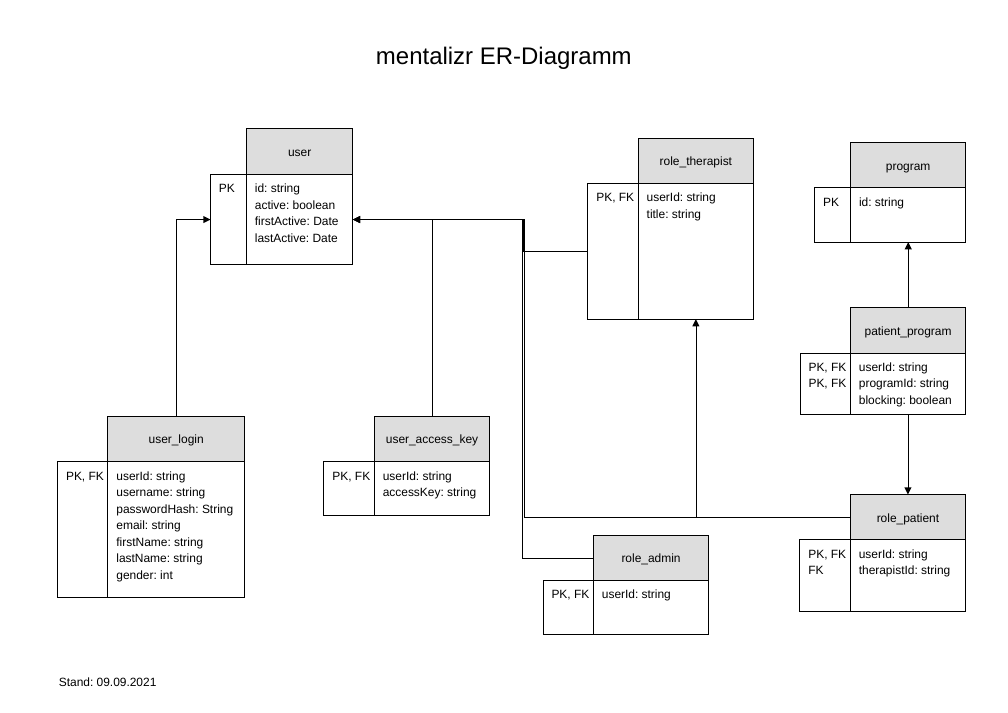
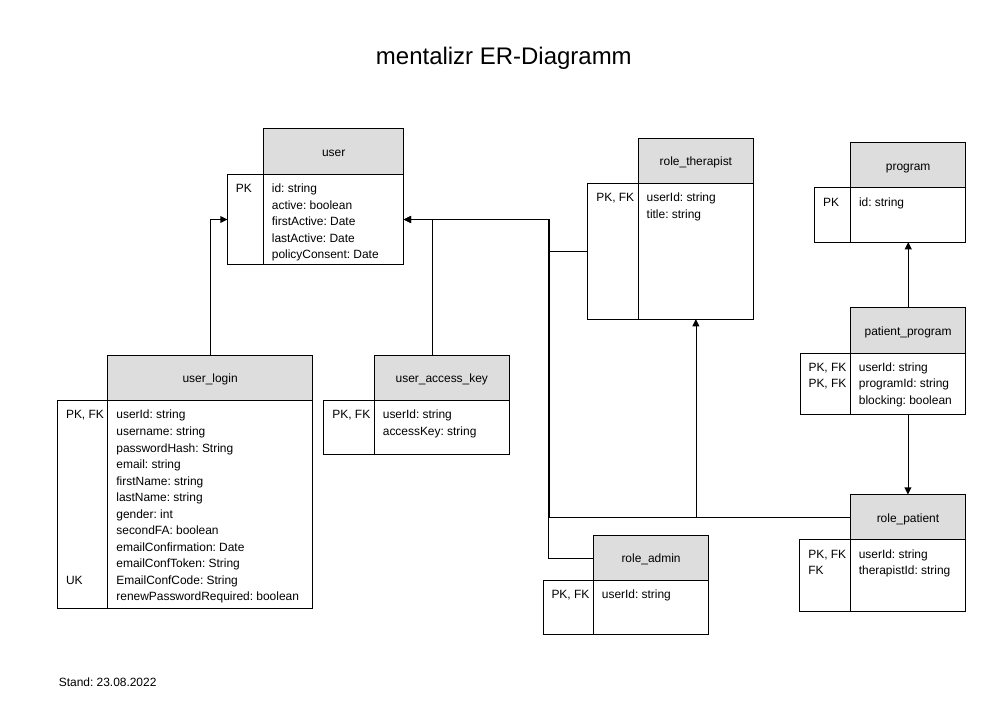
Before and after one commit to mentalizr/m7r-persistence-rdbms, a slide deck: slide 1 of doc/mentalizr-erd.odp. Drawn at 1008x713 pixels with LibreOffice and Linux fonts; fonts in the diff are those of the drawing. Boxes give left, top, right and bottom in pixels: in the first picture for what was removed or moved away, otherwise in the second. Text is boxed around its words. In the diff, an @@ line names an element or a change of style, - is before the commit and + after.

```diff
--- a/doc/mentalizr-erd.odp
+++ b/doc/mentalizr-erd.odp
@@ rectangle "user": place and size @@
-rectangle "user" at [247,129,354,175]
+rectangle "user" at [264,129,404,175]
@@ rectangle "PK": place and size @@
-rectangle "PK" at [210,174,247,265]
+rectangle "PK" at [228,174,264,265]
@@ rectangle "id: string": place and size @@
-rectangle "id: string" at [247,174,354,265]
+rectangle "id: string" at [264,174,404,265]
@@ elbow arrow moved from (176, 416) - (210, 220) to (210, 355) - (228, 220) @@
@@ elbow arrow moved from (850, 517) - (353, 220) to (850, 517) - (404, 220) @@
@@ elbow line moved from (593, 558) - (353, 220) to (593, 558) - (404, 220) @@
@@ elbow arrow moved from (588, 251) - (353, 220) to (588, 251) - (404, 220) @@
@@ elbow arrow moved from (432, 416) - (353, 220) to (432, 355) - (404, 220) @@
@@ text in rectangle at [272,249,378,261]: paragraph added @@
+policyConsent: Date
@@ rectangle "user_login": place and size @@
-rectangle "user_login" at [108,416,244,462]
+rectangle "user_login" at [108,355,312,401]
@@ rectangle "user_access_key": place and size @@
-rectangle "user_access_key" at [374,416,490,462]
+rectangle "user_access_key" at [374,355,509,401]
@@ rectangle added at [374,355,490,401], fill #DDDDDD, outline #000000 0 pt, 10 pt, text #000000 @@
+userAccessKey
@@ rectangle "PK, FK": place and size @@
-rectangle "PK, FK" at [58,461,108,597]
+rectangle "PK, FK" at [58,401,108,609]
@@ rectangle "userId: string": place and size @@
-rectangle "userId: string" at [108,461,244,597]
+rectangle "userId: string" at [108,401,312,609]
@@ rectangle "PK, FK": place and size @@
-rectangle "PK, FK" at [324,461,374,516]
+rectangle "PK, FK" at [324,401,374,455]
@@ rectangle "userId: string": place and size @@
-rectangle "userId: string" at [374,461,490,516]
+rectangle "userId: string" at [374,401,509,455]
@@ rectangle added at [374,401,490,455], fill #FFFFFF, outline #000000 0 pt, 10 pt, text #000000 @@
+userId: string
+accessKey: string
@@ text in rectangle at [116,525,299,603]: paragraphs added @@
+secondFA: boolean
+emailConfirmation: Date
+emailConfToken: String
+EmailConfCode: String
+renewPasswordRequired: boolean
@@ text in rectangle at [66,575,83,584]: paragraph added @@
+UK
@@ text at [59,677,157,686]: text changed @@
-Stand: 09.09.2021
+Stand: 23.08.2022
```
Also in this commit, not shown: 3 other files.
